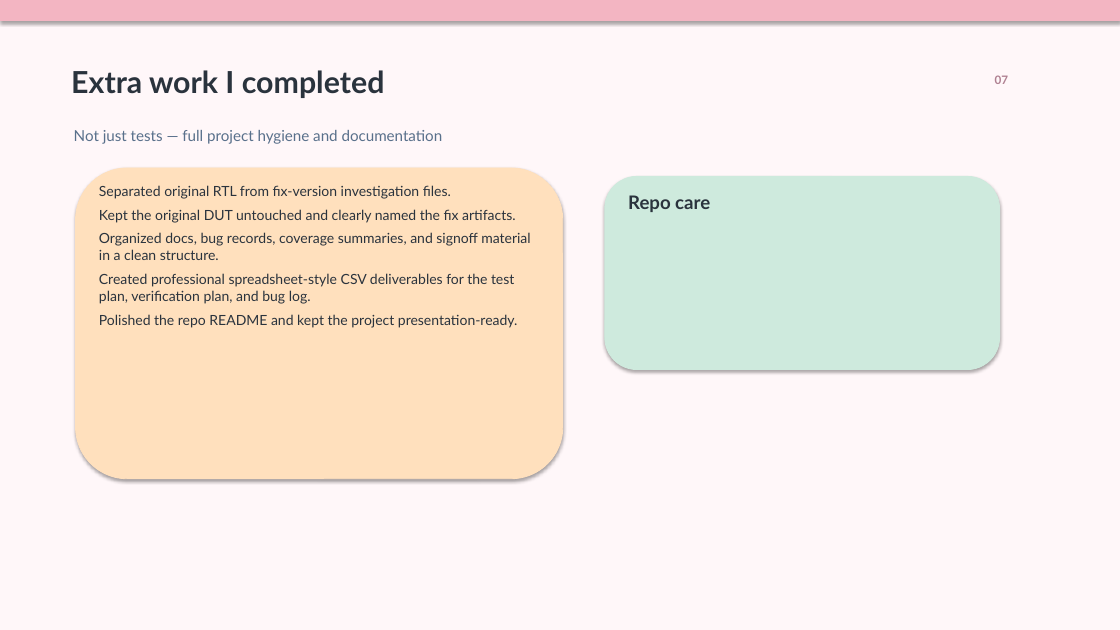
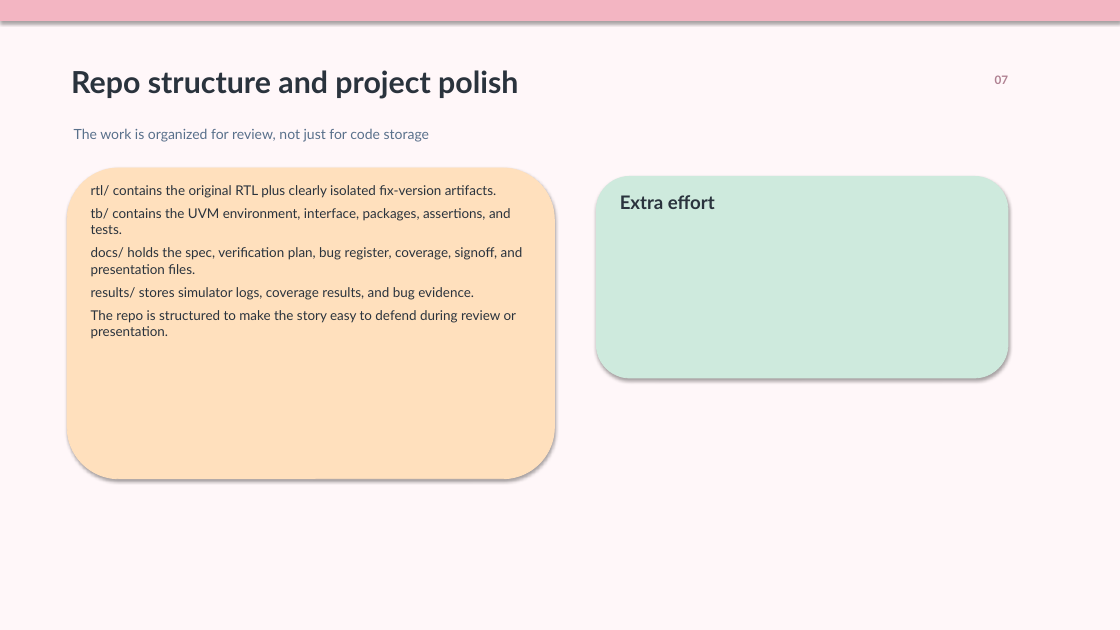
Before and after one commit to JHT127/riscv-bmu-verification, a slide deck: slide 8 of docs/05_presentation/BMU_Verification_Presentation.pptx. Drawn at 1120x630 pixels with LibreOffice and Linux fonts; fonts in the diff are those of the drawing. Boxes give left, top, right and bottom in pixels: in the first picture for what was removed or moved away, otherwise in the second. Text is boxed around its words. In the diff, an @@ line names an element or a change of style, - is before the commit and + after.

```diff
--- a/docs/05_presentation/BMU_Verification_Presentation.pptx
+++ b/docs/05_presentation/BMU_Verification_Presentation.pptx
@@ text at (71, 70, 518, 98): text changed @@
-Extra work I completed
+Repo structure and project polish
@@ text at (74, 128, 429, 142): text changed; size 13 to 12 pt @@
-Not just tests — full project hygiene and documentation
+The work is organized for review, not just for code storage
@@ rounded rectangle: place and size @@
-rounded rectangle at (76, 168, 563, 479)
+rounded rectangle at (67, 168, 555, 479)
@@ rounded rectangle: place and size @@
-rounded rectangle at (605, 176, 1000, 370)
+rounded rectangle at (597, 176, 1008, 378)
@@ text at (91, 185, 523, 339): text changed; size 12 to 11.5 pt @@
-Separated original RTL from fix-version investigation files.
-Kept the original DUT untouched and clearly named the fix artifacts.
-Organized docs, bug records, coverage summaries, and signoff material in a clean structure.
-Created professional spreadsheet-style CSV deliverables for the test plan, verification plan, and bug log.
-Polished the repo README and kept the project presentation-ready.
+rtl/ contains the original RTL plus clearly isolated fix-version artifacts.
+tb/ contains the UVM environment, interface, packages, assertions, and tests.
+docs/ holds the spec, verification plan, bug register, coverage, signoff, and presentation files.
+results/ stores simulator logs, coverage results, and bug evidence.
+The repo is structured to make the story easy to defend during review or presentation.
@@ text at (620, 195, 715, 209): text changed @@
-Repo care
+Extra effort
```
Also in this commit, not shown: 7 other slides changed, 2 slides added, 2 slides removed.
